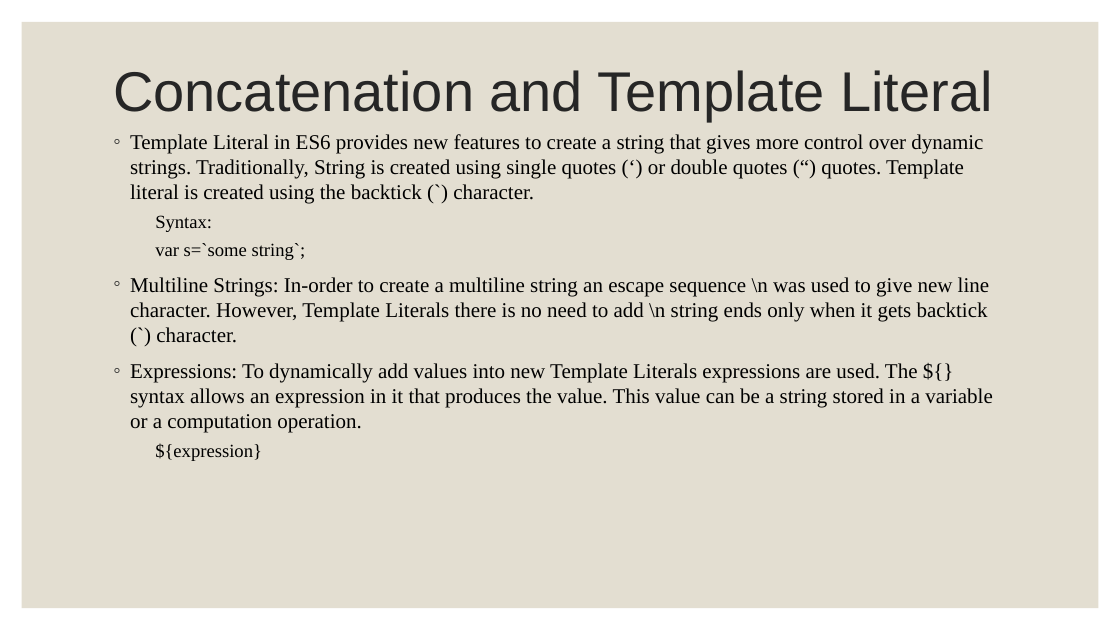
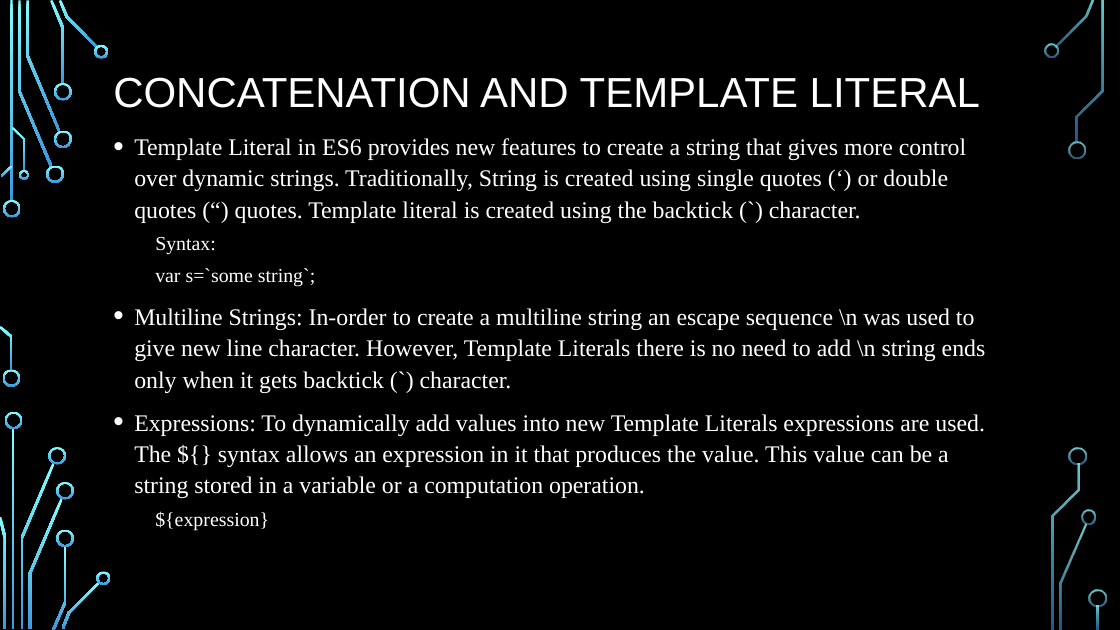
Before and after one commit to PramodJana/JavaScript, a slide deck: slide 9 of GFG JS Course Curriculam/Articles/001 Basics of JavaScript.pptx. Drawn at 1120x630 pixels with LibreOffice and Linux fonts; fonts in the diff are those of the drawing; background and template pictures are left out. Boxes give left, top, right and bottom in pixels: in the first picture for what was removed or moved away, otherwise in the second. Text is boxed around its words. In the diff, an @@ line names an element or a change of style, - is before the commit and + after.

```diff
--- a/GFG JS Course Curriculam/Articles/001 Basics of JavaScript.pptx
+++ b/GFG JS Course Curriculam/Articles/001 Basics of JavaScript.pptx
@@ background #FFFFFF to picture (left out) @@
@@ rectangle removed at [22, 22, 1099, 608] @@
@@ title at [113, 77, 980, 108]: text changed; size 48 to 36 pt; text colour #262626 to #FFFFFF @@
-Concatenation and Template Literal
+CONCATENATION AND TEMPLATE LITERAL
@@ text "Template Literal in ES6 provides ..." at [134, 138, 986, 531]: size 18 to 20.4 pt, text colour #000000 to #FFFFFF; size 16 to 17 pt in "Syntax:", "var s=`some string`;", "${expression}"; bullet ◦ to •; line spacing 1 to 1.1; more space between paragraphs @@
@@ group added at [0, 0, 1107, 630]: 33 freeform shapes, 3 rectangles @@
```
Also in this commit, not shown: 15 other slides changed.
